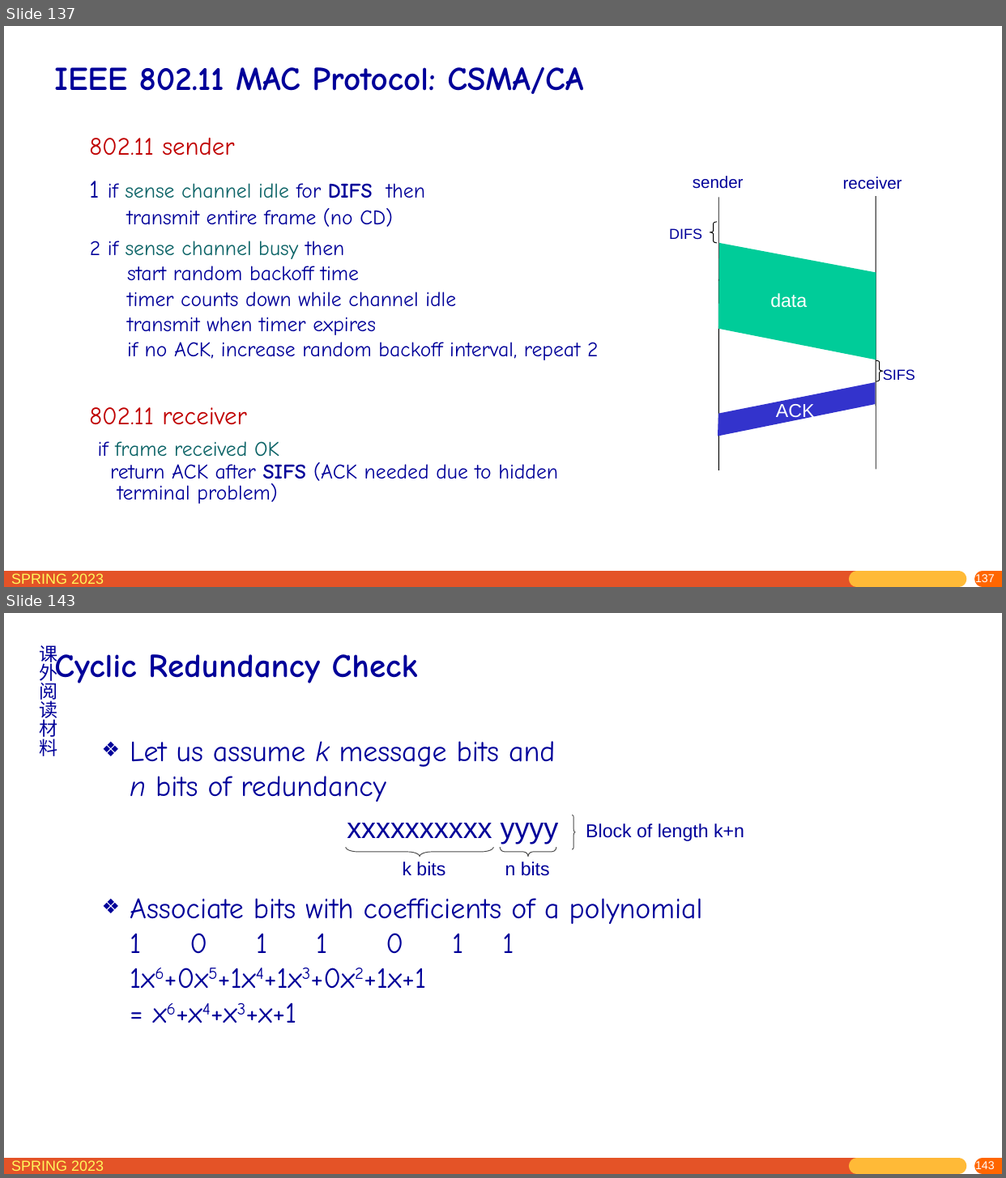
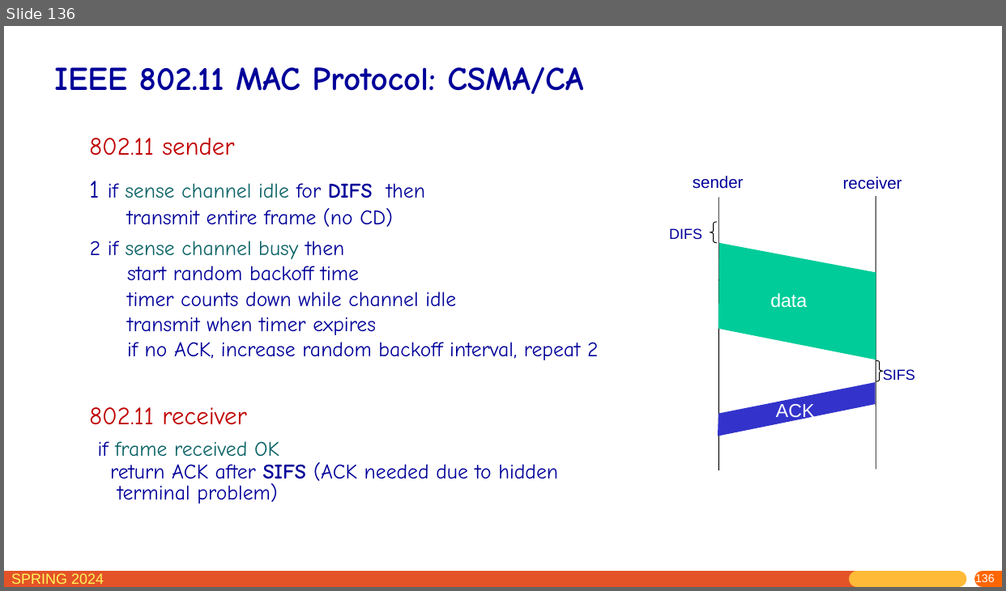
Before and after one commit to network-whu/slides, a slide deck: pptx/chapter6.pptx. Shown one above the other, each under a label of ours: slides 137 and 143 before the commit, slide 136 after it; the slides between them are not shown. The pictures are 1006x1178 and 1006x591 pixels, drawn with LibreOffice and Linux fonts; fonts in the diff are those of the drawing. Boxes give left, top, right and bottom in pixels: in the first picture for what was removed or moved away, otherwise in the second. Text is boxed around its words. In the diff, an @@ line names an element or a change of style, - is before the commit and + after.

```diff
--- a/pptx/chapter6.pptx
+++ b/pptx/chapter6.pptx
@@ slide 143 removed at (4, 613, 1002, 1174), background #FFFFFF; not listed: 5 template elements that a slide beside it also shows @@
@@ text removed at (39, 645, 57, 756) @@
-课外阅读材料
@@ title removed at (54, 648, 418, 688) @@
-Cyclic Redundancy Check
@@ text removed at (130, 741, 703, 1023) @@
-❖ Let us assume k message bits and
-  n bits of redundancy
-❖ Associate bits with coefficients of a polynomial
-  1 0 1 1 0 1 1
-  1x6+0x5+1x4+1x3+0x2+1x+1
-  = x6+x4+x3+x+1
@@ group removed at (346, 815, 744, 876): 4 texts, 2 left braces, 1 right brace @@
-xxxxxxxxxx yyyy
-k bits
-n bits
-Block of length k+n
@@ what was slide 137 is now slide 136 @@
@@ slide 136 changed as well @@
@@ text at (11, 574, 104, 584): text changed @@
-SPRING 2023
+SPRING 2024
@@ page number at (975, 574, 995, 586): text changed @@
-137
+136
```
Also in this commit, not shown: 136 other slides changed, 13 other slides removed.
